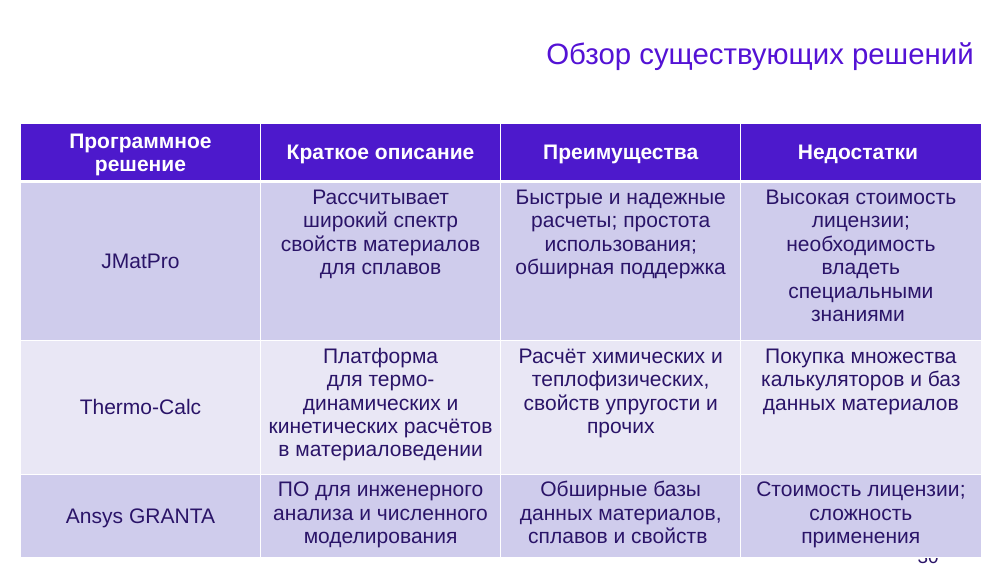
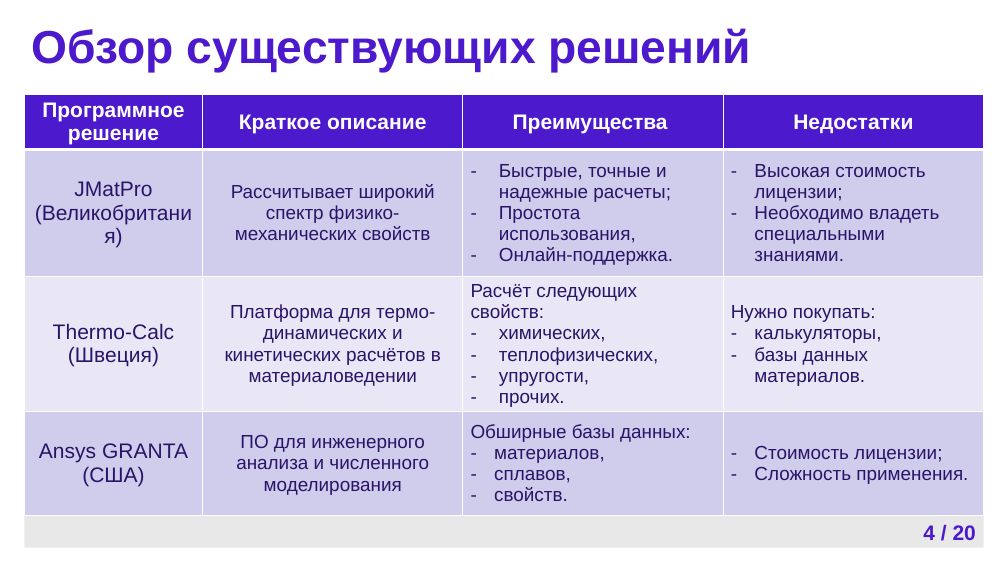
Before and after one commit to Cyber-Limon/Final_qualifying_work___Diploma, a slide deck: slide 4 of ВКР, отчет/ВКР, презентация.pptx. Drawn at 1008x567 pixels with LibreOffice and Linux fonts; fonts in the diff are those of the drawing; background and template pictures are left out. Boxes give left, top, right and bottom in pixels: in the first picture for what was removed or moved away, otherwise in the second. Text is boxed around its words. In the diff, an @@ line names an element or a change of style, - is before the commit and + after.

```diff
--- a/ВКР, отчет/ВКР, презентация.pptx
+++ b/ВКР, отчет/ВКР, презентация.pptx
@@ text "Обзор существующих решений": place and size @@
-text "Обзор существующих решений" at (546,42,974,70)
+text "Обзор существующих решений" at (32,28,752,72)
@@ text "Обзор существующих решений" at (32,28,752,72): size 28 to 44 pt, text colour #5412D5 to #4D19CC, bold on; alignment right to left; line spacing 1 to 0.9; more space between paragraphs; vertical alignment top to middle @@
@@ table at (24,95,983,511) @@
-row 2: JMatPro | Рассчитывает широкий спектр свойств материалов для сплавов | Быстрые и надежные расчеты; простота использования; обширная поддержка | Высокая стоимость лицензии; необходимость владеть специальными знаниями
+row 2: JMatPro / (Великобритания) | Рассчитывает широкий спектр физико-механических свойств | Быстрые, точные и надежные расчеты; / Простота использования, / Онлайн-поддержка. | Высокая стоимость лицензии; / Необходимо владеть специальными знаниями.
-row 3: Thermo-Calc | Платформа для термо-динамических и кинетических расчётов в материаловедении | Расчёт химических и теплофизических, свойств упругости и прочих | Покупка множества калькуляторов и баз данных материалов
+row 3: Thermo-Calc / (Швеция) | Платформа для термо-динамических и кинетических расчётов в материаловедении | Расчёт следующих свойств: / химических, / теплофизических, / упругости, / прочих. | Нужно покупать: / калькуляторы, / базы данных материалов.
-row 4: Ansys GRANTA | ПО для инженерного анализа и численного моделирования | Обширные базы данных материалов, сплавов и свойств | Стоимость лицензии; сложность применения
+row 4: Ansys GRANTA / (США) | ПО для инженерного анализа и численного моделирования | Обширные базы данных: / материалов, / сплавов, / свойств. | Стоимость лицензии; / Сложность применения.
@@ size 20 to 18 pt in "Платформа для термо-динамических и кинетических расчётов в ...", "ПО для инженерного анализа и численного моделирования" @@
@@ table: place and size @@
-table at (20,124,982,552)
+table at (24,95,983,511)
@@ rectangle: place and size @@
-rectangle at (20,516,980,549)
+rectangle at (24,515,984,547)
@@ page number at (923,525,976,540): vertical alignment top to middle @@
@@ page number at (923,525,976,540): text changed; size 18 to 20 pt; text colour #2A1468 to #4D19CC; bold on @@
-4 / 30
+4 / 20
```
Also in this commit, not shown: 5 other slides changed, 15 slides added, 25 slides removed, 1 other file.
